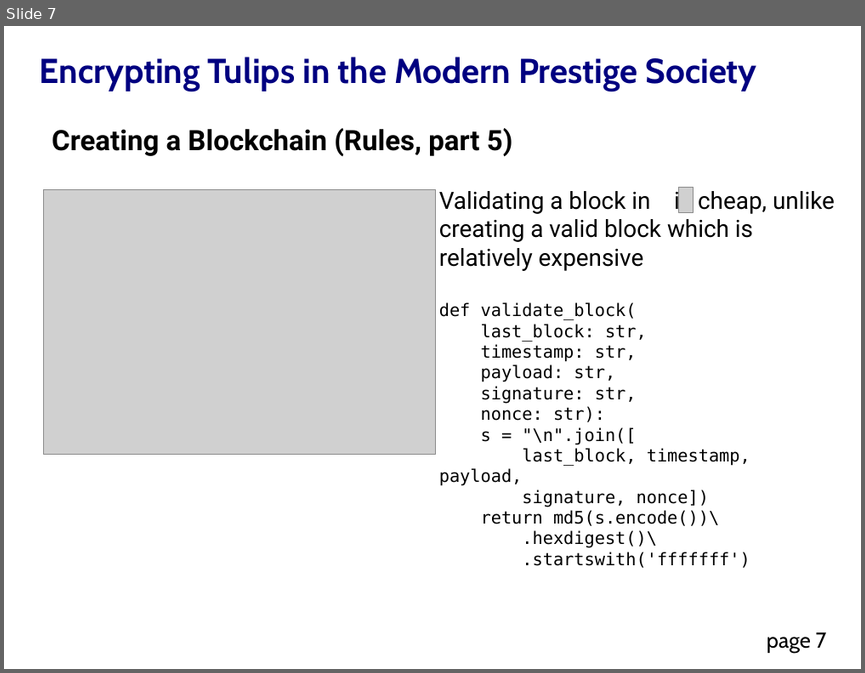
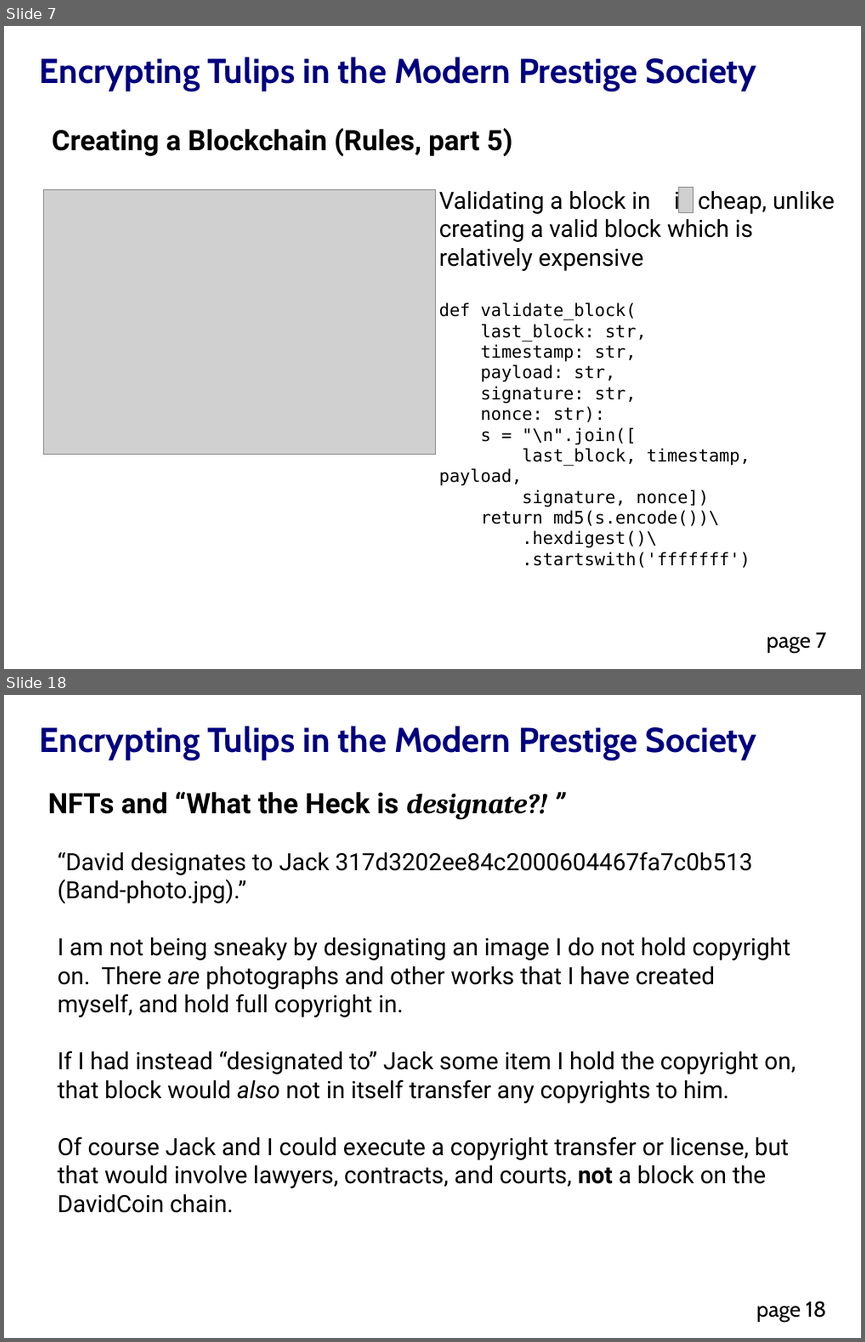
Before and after one commit to DavidMertz/Encrypting_Tulips, a slide deck: Encrypting_Tulips.odp. Shown one above the other, each under a label of ours: slide 7 before the commit, slides 7 and 18 after it; the slides between them are not shown. The pictures are 865x673 and 865x1342 pixels, drawn with LibreOffice and Linux fonts; fonts in the diff are those of the drawing; grey boxes stand for pictures. Boxes give left, top, right and bottom in pixels: in the first picture for what was removed or moved away, otherwise in the second. Text is boxed around its words. In the diff, an @@ line names an element or a change of style, - is before the commit and + after.

```diff
--- a/Encrypting_Tulips.odp
+++ b/Encrypting_Tulips.odp
@@ slide 18 added at box(4, 695, 861, 1338), background #FFFFFF; not listed: 2 template elements that a slide beside it also shows @@
@@ text added at box(48, 792, 547, 820), 26 pt, text #000000, bold @@
+NFTs and “What the Heck is designate?! ”
@@ text added at box(58, 851, 795, 1213), 22 pt, text #000000 @@
+“David designates to Jack 317d3202ee84c2000604467fa7c0b513 (Band-photo.jpg).”
+I am not being sneaky by designating an image I do not hold copyright on. There are photographs and other works that I have created myself, and hold full copyright in.
+If I had instead “designated to” Jack some item I hold the copyright on, that block would also not in itself transfer any copyrights to him.
+Of course Jack and I could execute a copyright transfer or license, but that would involve lawyers, contracts, and courts, not a block on the DavidCoin chain.
```
Also in this commit, not shown: 3 slides changed, 22 other slides added, 11 other files.
